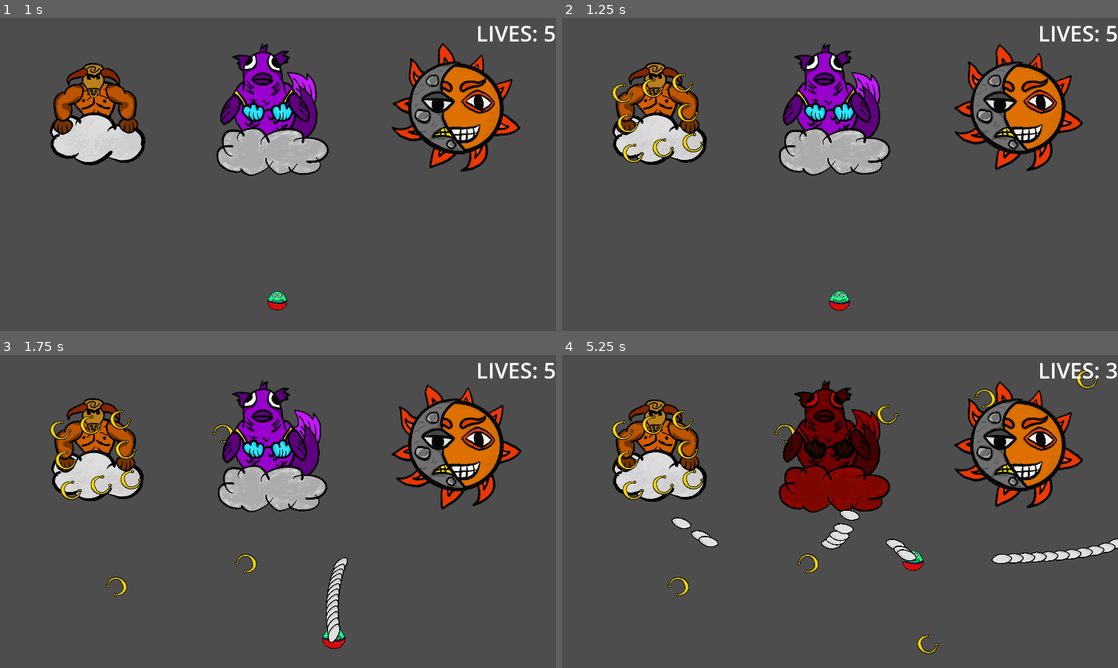
Above: before the commit, frames 1-4 (two rows, left to right).
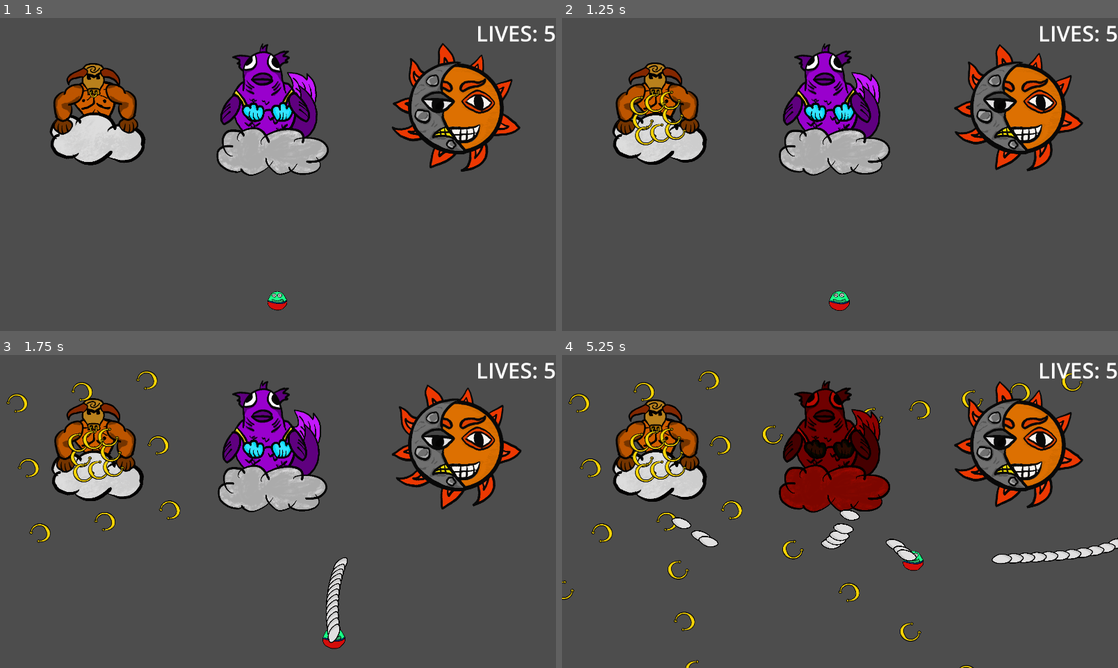
Above: after the commit, the same moments.

Repository: kaito002/bullet-hell-5
Game: Godot game, scene res://scenes/ui/main_menu.tscn
Two runs of this game, one before a commit and one after it. Both use one fixed random seed, a clock stepped at 60 frames per second and the inputs below.
Inputs (mouse positions are in pixels of both pictures, inside the frame that each line leads up to):
- Up to frame 1 (1 s): click "PLAY GAME" at 0.5 s
- Up to frame 2 (1.25 s): no input
- Up to frame 3 (1.75 s): move the mouse to (400, 495) at 1.27 s; press the mouse at (400, 495) at 1.28 s; hold D (right) from 1.28 s (still down)
- Up to frame 4 (5.25 s): move the mouse to (728, 527) at 2.02 s; release D (right) at 2.03 s; release the mouse at (728, 527) at 2.03 s; hold S (down) 2.03-2.78 s; click (728, 527) at 2.1 s; move the mouse to (895, 442) at 2.77 s; press the mouse at (895, 442) at 2.78 s; hold D (right) 2.78-3.53 s; move the mouse to (812, 574) at 3.52 s; release the mouse at (812, 574) at 3.53 s; hold W (up) 3.53-4.28 s; click (812, 574) at 3.6 s; move the mouse to (1006, 558) at 4.27 s; press the mouse at (1006, 558) at 4.28 s; hold A (left) from 4.28 s (still down); move the mouse to (673, 464) at 5.02 s; release the mouse at (673, 464) at 5.03 s; click (673, 464) at 5.1 s

Frame 1 is identical in both runs. In frame 2, 1.1% of the frame differs, in the area x 9-26%, y 17-47%; in frame 3, 2.0%; in frame 4, 3.1%, in the area x 0-100%, y 2-100%.

Commit message:
refactored bullet
included player and enemy bullets, boss bullets now extend enemy bullets

Diff:
--- a/scenes/enemies/taurus/taurus_bullet.gd
+++ b/scenes/enemies/taurus/taurus_bullet.gd
@@ -1,14 +1,7 @@
 class_name TaurusBullet
-extends Bullet
+extends EnemyBullet
 
 @onready var sprite: Sprite2D = $NoseRing
 
-func _process(delta: float) -> void:
+func _process(delta: float):
 	sprite.rotate(2*PI * delta)
-	position += speed * direction * delta
-
-
-func _on_body_entered(body):
-	if body.is_in_group("player"):
-		body.hit()
-		call_deferred("queue_free")
--- a/scenes/weapons/bullet.gd
+++ b/scenes/weapons/bullet.gd
@@ -9,7 +9,7 @@
 
 
 func _on_area_entered(area: Node):
-	if area.is_in_group("enemies"):
+	if is_bullet_able_to_hit(area):
 		var health_component: HealthComponent = area.get_node("./health_component")
 		if health_component != null:
 			deal_damage(health_component)
@@ -17,5 +17,14 @@
 			push_error(area.name, " does not have a health_component!")
 		call_deferred("queue_free")
 
+
+func _on_body_entered(body):
+	if is_bullet_able_to_hit(body):
+		body.hit()
+		call_deferred("queue_free")
+
 func deal_damage(health_component: HealthComponent):
 	health_component.hit()
+
+func is_bullet_able_to_hit(_node: Node):
+	pass
--- a/scenes/weapons/bullet.tscn
+++ b/scenes/weapons/bullet.tscn
@@ -1,7 +1,7 @@
 [gd_scene load_steps=4 format=3 uid="uid://tlhnks1d8vwq"]
 
 [ext_resource type="Texture2D" uid="uid://dbygkwyu1xo2n" path="res://assets/bullet.png" id="1_8whc4"]
-[ext_resource type="Script" path="res://scenes/weapons/bullet.gd" id="2_fv5xu"]
+[ext_resource type="Script" path="res://scenes/weapons/player_bullet.gd" id="1_xg8lk"]
 
 [sub_resource type="CapsuleShape2D" id="CapsuleShape2D_ug7ts"]
 radius = 82.5807
@@ -12,7 +12,7 @@
 scale = Vector2(0.18, 0.18)
 collision_layer = 8
 collision_mask = 2
-script = ExtResource("2_fv5xu")
+script = ExtResource("1_xg8lk")
 
 [node name="Sprite2D" type="Sprite2D" parent="."]
 position = Vector2(2.08165e-12, 0)
--- /dev/null
+++ b/scenes/weapons/enemy_bullet.gd
@@ -0,0 +1,5 @@
+class_name EnemyBullet
+extends Bullet
+
+func is_bullet_able_to_hit(node: Node):
+	return node.is_in_group("player")
--- /dev/null
+++ b/scenes/weapons/player_bullet.gd
@@ -0,0 +1,5 @@
+class_name PlayerBullet
+extends Bullet
+
+func is_bullet_able_to_hit(node: Node):
+	return node.is_in_group("enemies")
